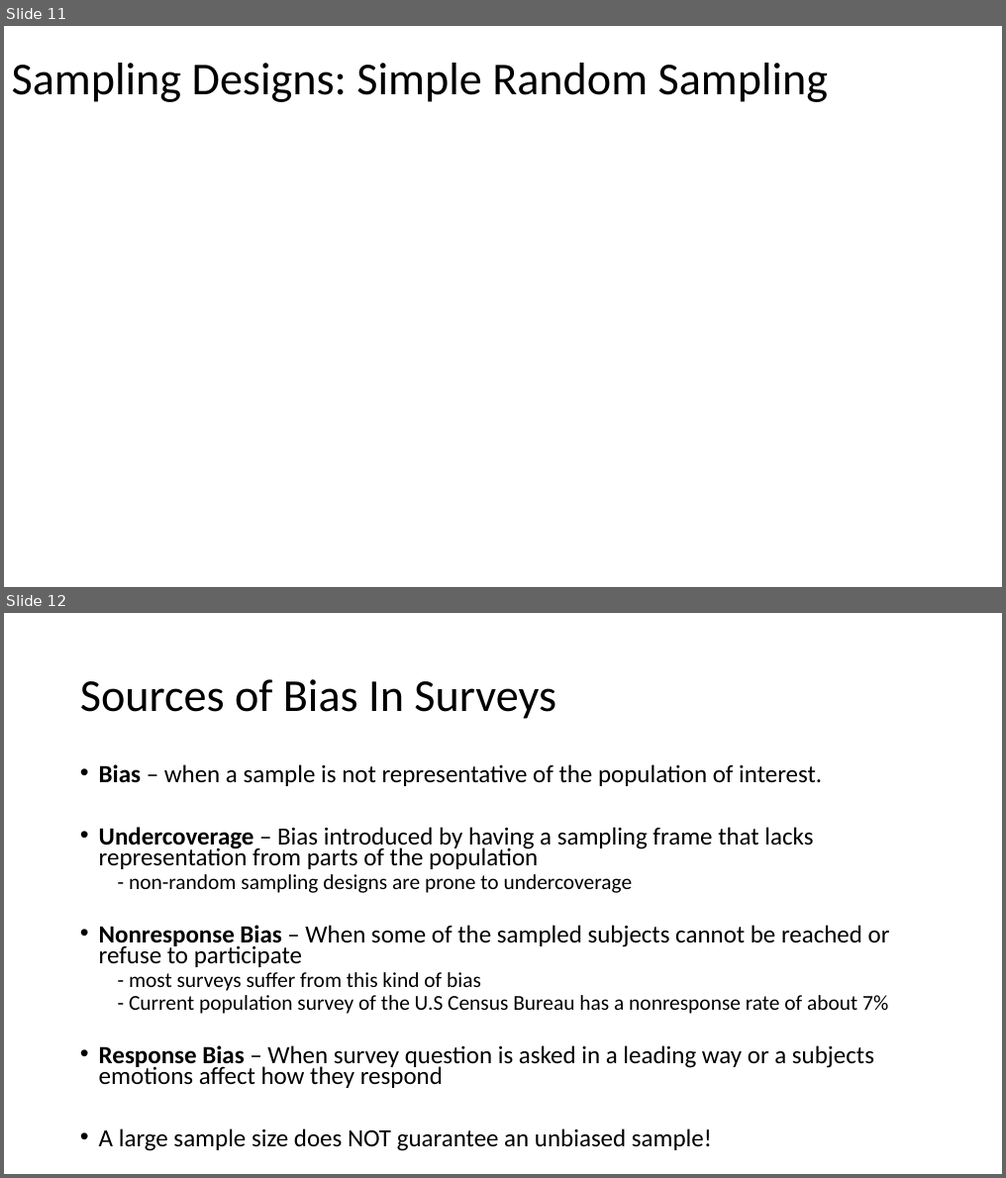
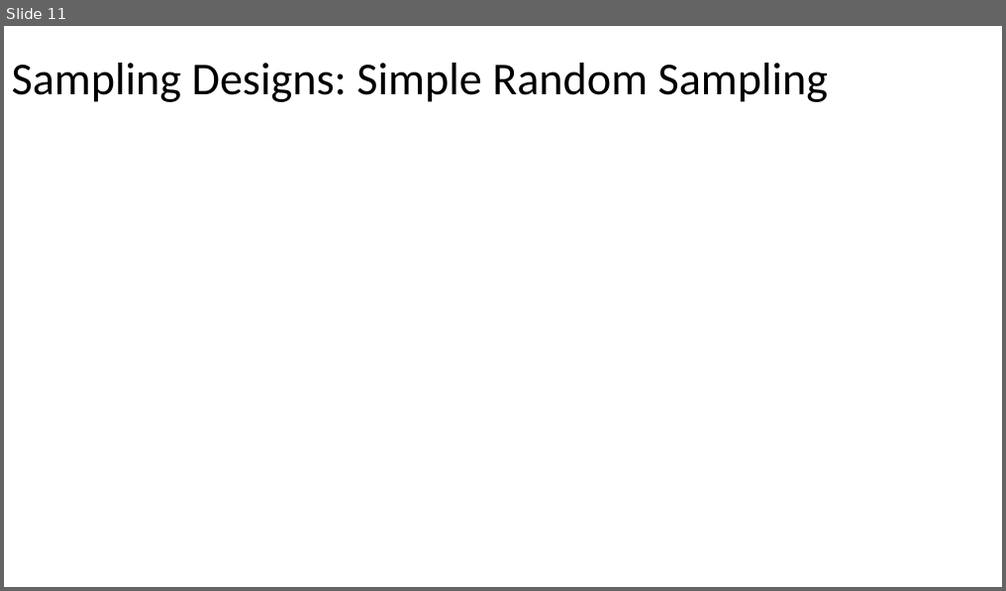
Before and after one commit to Jarred6068/UI_STAT251-03_Spring_2024, a slide deck: docs/lecture_slides/Week 5/Week5_Lecture9_Slides_2_9_2024.pptx. Shown one above the other, each under a label of ours: slides 11 and 12 before the commit, slide 11 after it. The pictures are 1006x1178 and 1006x591 pixels, drawn with LibreOffice and Linux fonts; fonts in the diff are those of the drawing; grey boxes stand for pictures. Boxes give left, top, right and bottom in pixels: in the first picture for what was removed or moved away, otherwise in the second. Text is boxed around its words. In the diff, an @@ line names an element or a change of style, - is before the commit and + after.

```diff
--- a/docs/lecture_slides/Week 5/Week5_Lecture9_Slides_2_9_2024.pptx
+++ b/docs/lecture_slides/Week 5/Week5_Lecture9_Slides_2_9_2024.pptx
@@ slide 12 removed at (x1=4, y1=613, x2=1002, y2=1174), background #FFFFFF @@
@@ title removed at (x1=80, y1=679, x2=556, y2=719) @@
-Sources of Bias In Surveys
@@ text removed at (x1=99, y1=764, x2=890, y2=1152) @@
-• Bias – when a sample is not representative of the population of interest.
-• Undercoverage – Bias introduced by having a sampling frame that lacks representation from parts of the population
-  - non-random sampling designs are prone to undercoverage
-• Nonresponse Bias – When some of the sampled subjects cannot be reached or refuse to participate
-  - most surveys suffer from this kind of bias
-  - Current population survey of the U.S Census Bureau has a nonresponse rate of about 7%
-• Response Bias – When survey question is asked in a leading way or a subjects emotions affect how they respond
-• A large sample size does NOT guarantee an unbiased sample!
```
Also in this commit, not shown: 8 other slides removed, 1 other file.
